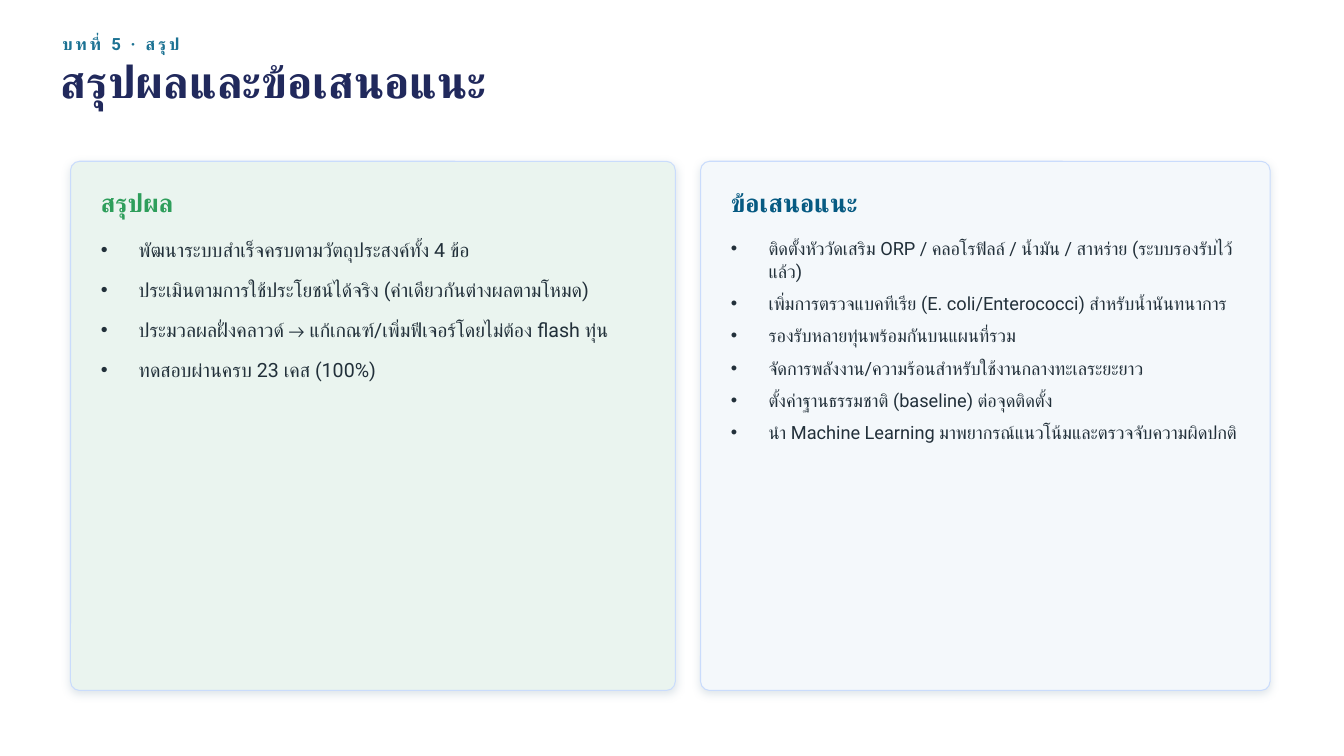
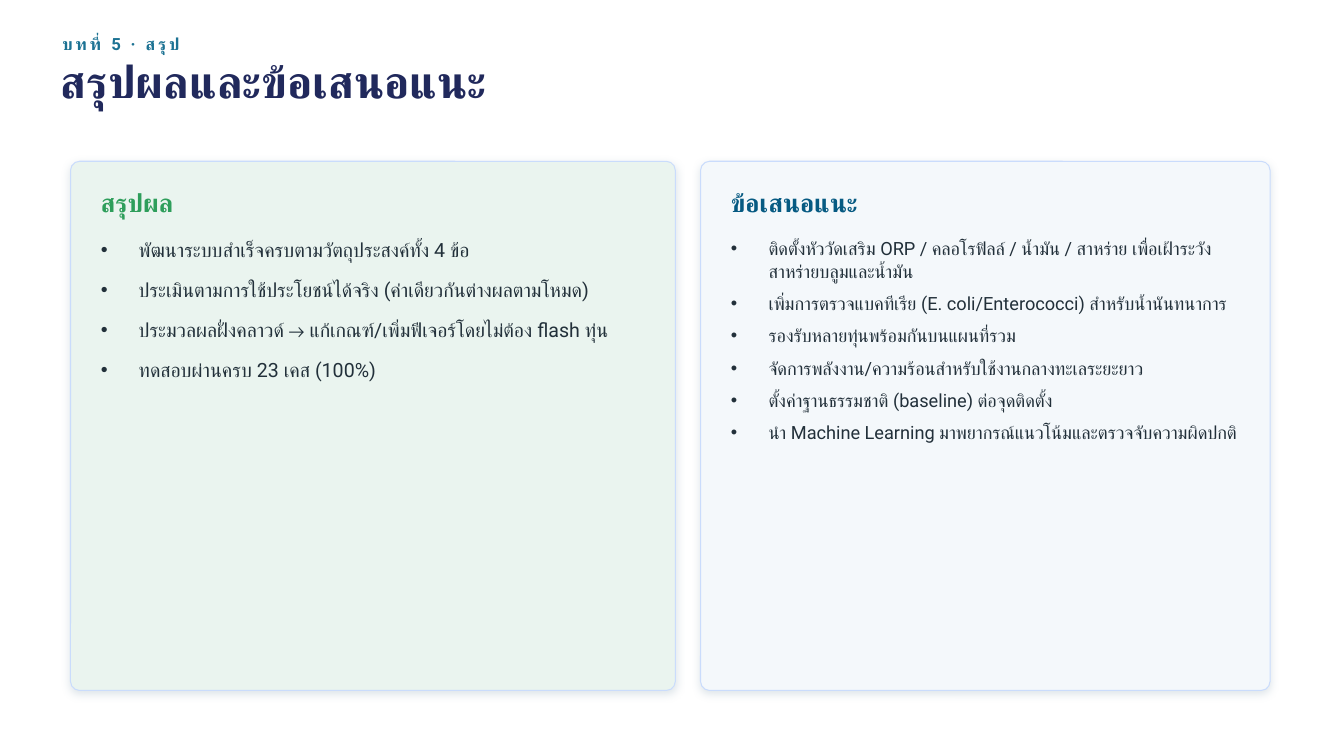
Before and after one commit to MERMAX04/Real-time-Marine-Water-Quality-Monitoring-Buoy-System, a slide deck: slide 14 of buoy-thesis-slides.pptx. Drawn at 1344x756 pixels with LibreOffice and Linux fonts; fonts in the diff are those of the drawing. Boxes give left, top, right and bottom in pixels: in the first picture for what was removed or moved away, otherwise in the second. Text is boxed around its words. In the diff, an @@ line names an element or a change of style, - is before the commit and + after.

```diff
--- a/buoy-thesis-slides.pptx
+++ b/buoy-thesis-slides.pptx
@@ text at box(769, 241, 1212, 284): text changed @@
-• ติดตั้งหัววัดเสริม ORP / คลอโรฟิลล์ / น้ำมัน / สาหร่าย (ระบบรองรับไว้แล้ว)
+• ติดตั้งหัววัดเสริม ORP / คลอโรฟิลล์ / น้ำมัน / สาหร่าย เพื่อเฝ้าระวังสาหร่ายบลูมและน้ำมัน
```
Also in this commit, not shown: 1 other slide changed, 8 other files.
